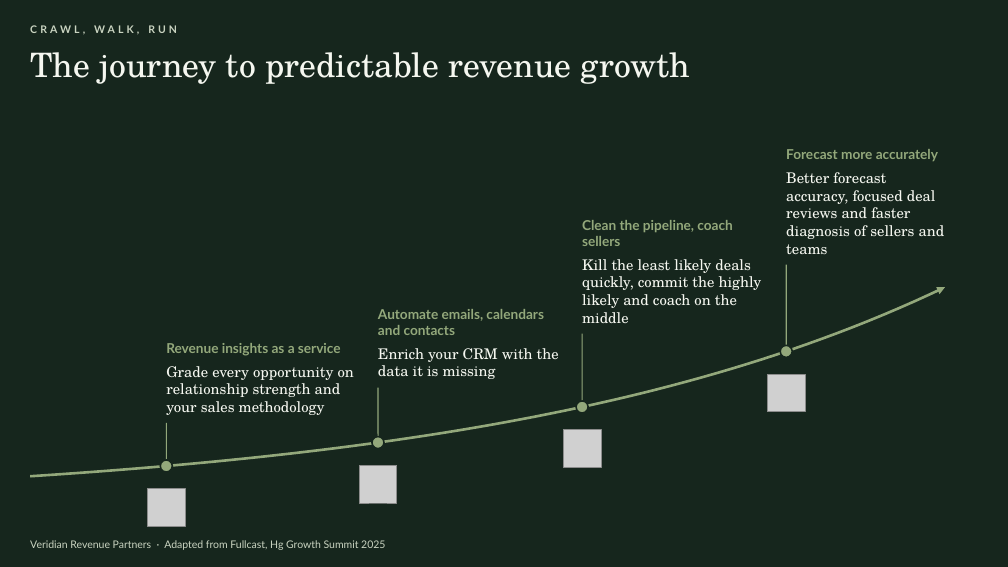
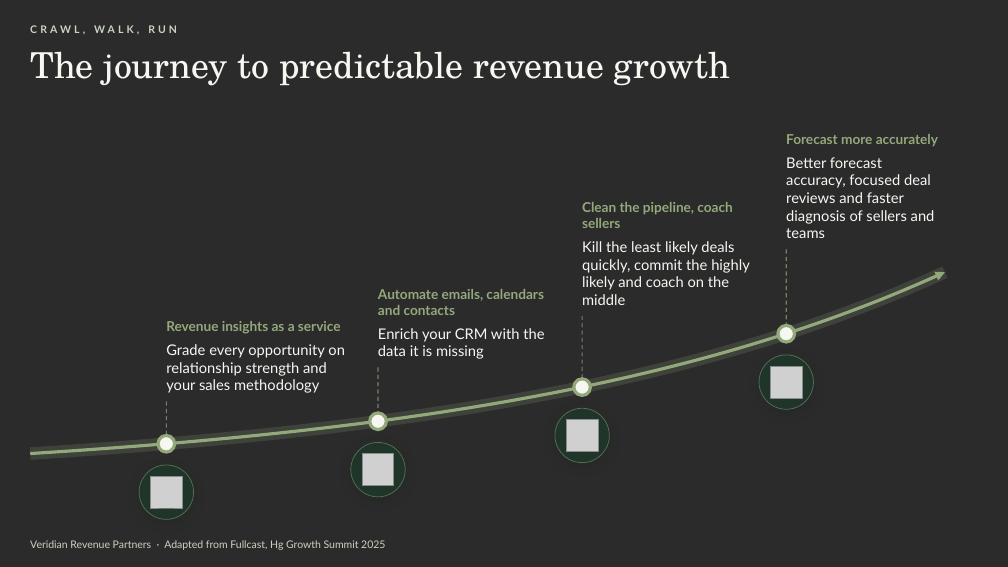
Before and after one commit to PaulPrice1982/Personal-, a slide deck: slide 8 of growth-summit-2025/Revenue_Frameworks_Deck.pptx. Drawn at 1008x567 pixels with LibreOffice and Linux fonts; fonts in the diff are those of the drawing; grey boxes stand for pictures; background and template pictures are left out; a plain dark background stands for a picture behind light text. Boxes give left, top, right and bottom in pixels: in the first picture for what was removed or moved away, otherwise in the second. Text is boxed around its words. In the diff, an @@ line names an element or a change of style, - is before the commit and + after.

```diff
--- a/growth-summit-2025/Revenue_Frameworks_Deck.pptx
+++ b/growth-summit-2025/Revenue_Frameworks_Deck.pptx
@@ background #16261D to picture (left out) @@
@@ title "The journey to predictable revenue ..." at (x1=30, y1=51, x2=730, y2=86): size 32 to 34 pt @@
@@ text at (x1=786, y1=157, x2=935, y2=238): font TeX Gyre Schola to Lato in "Better forecast accuracy, focused deal reviews and ..." @@
@@ text at (x1=582, y1=241, x2=750, y2=305): font TeX Gyre Schola to Lato in "Kill the least likely deals quickly, commit ..." @@
@@ line moved from (786, 265) - (786, 352) to (786, 250) - (786, 333) @@
@@ line (786, 250) - (786, 333): stroke #93A87B 1 pt to #93A87B 1 pt dashed @@
@@ freeform shape resized from (x1=30, y1=287, x2=945, y2=476) to (x1=30, y1=272, x2=945, y2=454) @@
@@ freeform shape at (x1=30, y1=272, x2=945, y2=454): outline #93A87B 2.5 pt to #93A87B 12 pt @@
@@ freeform shape added at (x1=30, y1=272, x2=945, y2=454), outline #93A87B 3 pt @@
@@ text at (x1=378, y1=328, x2=544, y2=359): font TeX Gyre Schola to Lato in "Enrich your CRM with the data it ..." @@
@@ 2 texts, 1 line moved together from (x1=582, y1=149, x2=945, y2=407) to (x1=582, y1=134, x2=938, y2=387) @@
@@ line (582, 316) - (582, 387): stroke #93A87B 1 pt to #93A87B 1 pt dashed @@
@@ ellipse resized from (x1=780, y1=346, x2=792, y2=358) to (x1=778, y1=325, x2=795, y2=342) @@
@@ text at (x1=166, y1=344, x2=345, y2=393): font TeX Gyre Schola to Lato in "Grade every opportunity on relationship strength and ..." @@
@@ ellipse added at (x1=759, y1=355, x2=814, y2=409), fill #1F3529, outline #93A87B 0.75 pt @@
@@ line (378, 368) - (378, 421): stroke #93A87B 1 pt to #93A87B 1 pt dashed @@
@@ ellipse resized from (x1=576, y1=401, x2=588, y2=413) to (x1=574, y1=379, x2=591, y2=395) @@
@@ picture resized from (x1=768, y1=374, x2=805, y2=412) to (x1=771, y1=366, x2=802, y2=398) @@
@@ 2 texts, 2 lines moved together from (x1=166, y1=309, x2=559, y2=466) to (x1=166, y1=289, x2=544, y2=444) @@
@@ line (166, 402) - (166, 444): stroke #93A87B 1 pt to #93A87B 1 pt dashed @@
@@ ellipse resized from (x1=372, y1=436, x2=384, y2=448) to (x1=370, y1=413, x2=386, y2=430) @@
@@ ellipse added at (x1=555, y1=408, x2=609, y2=463), fill #1F3529, outline #93A87B 0.75 pt @@
@@ fill #93A87B to #F5F7F0; outline #16261D 1.5 pt to #93A87B 3 pt in 4 elements at (x1=778, y1=325, x2=795, y2=342), (x1=574, y1=379, x2=591, y2=395), (x1=370, y1=413, x2=386, y2=430), (x1=158, y1=436, x2=175, y2=452) @@
@@ ellipse resized from (x1=160, y1=460, x2=172, y2=472) to (x1=158, y1=436, x2=175, y2=452) @@
@@ ellipse added at (x1=351, y1=442, x2=405, y2=497), fill #1F3529, outline #93A87B 0.75 pt @@
@@ picture resized from (x1=563, y1=430, x2=601, y2=467) to (x1=566, y1=420, x2=598, y2=451) @@
@@ ellipse added at (x1=139, y1=465, x2=194, y2=520), fill #1F3529, outline #93A87B 0.75 pt @@
@@ picture resized from (x1=147, y1=488, x2=185, y2=526) to (x1=150, y1=476, x2=182, y2=508) @@
@@ picture resized from (x1=359, y1=465, x2=397, y2=503) to (x1=362, y1=454, x2=394, y2=485) @@
```
Also in this commit, not shown: 7 other slides changed.
